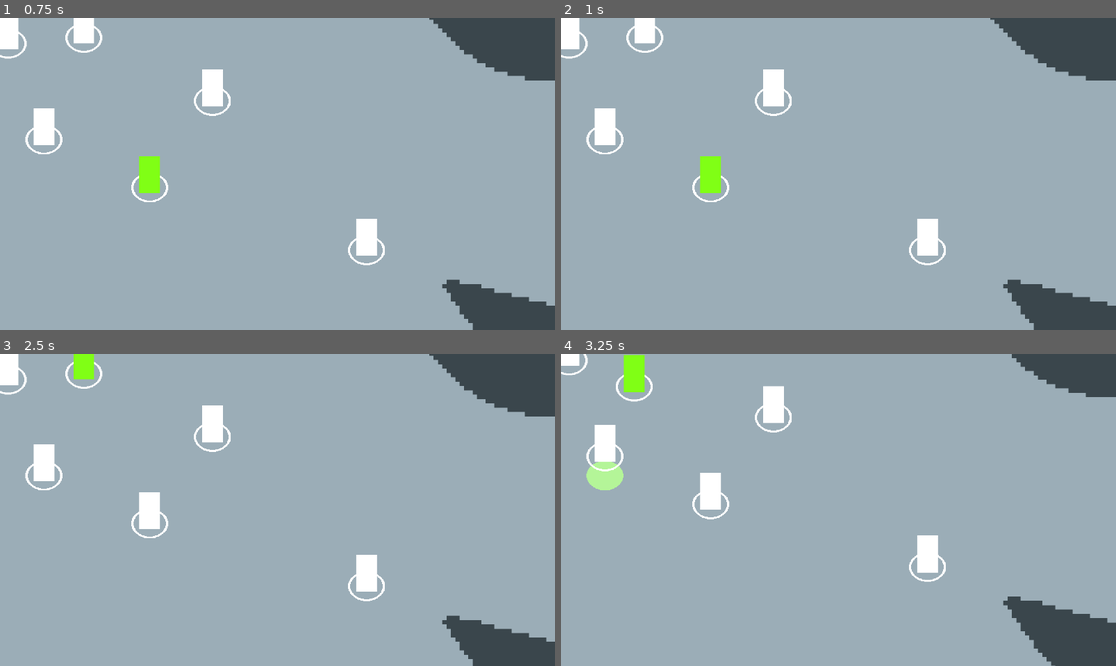
Above: before the commit, frames 1-4 (two rows, left to right).
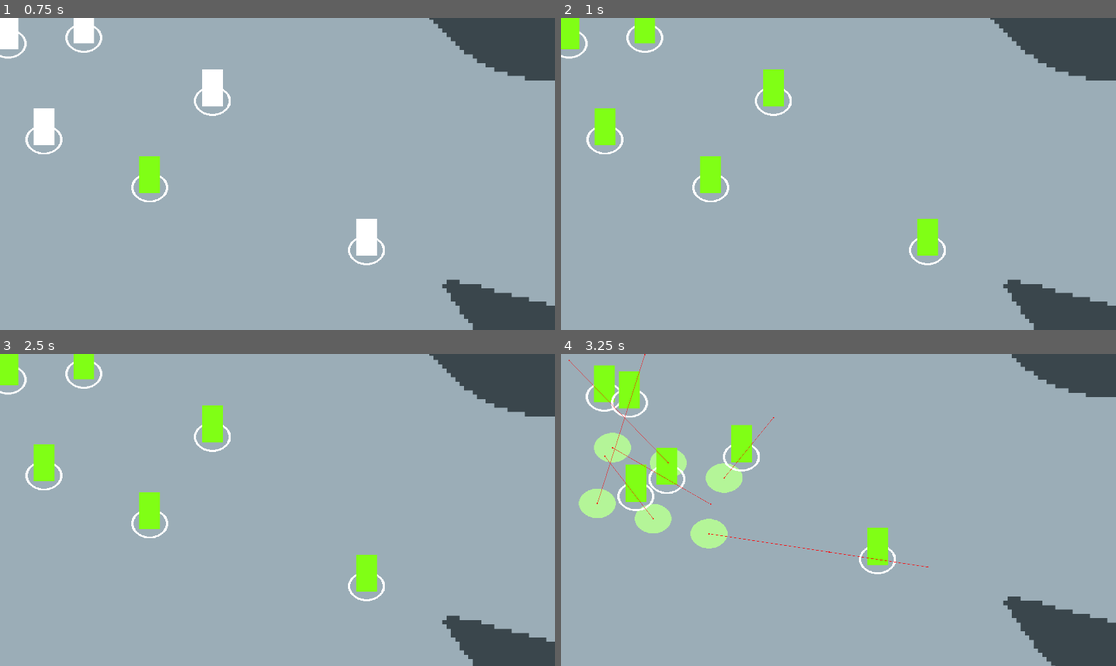
Above: after the commit, the same moments.

Repository: doccsoccs/SupernovaCRPG
Game: Godot game, scene res://Test Scenes/test_scene.tscn
The game is run twice, just before and just after one commit, with the same random seed, the same clock (stepped at 60 frames per second) and the same inputs.
Inputs (mouse positions are in pixels of both pictures, inside the frame that each line leads up to):
- Up to frame 1 (0.75 s): tap Enter at 0.5 s; move the mouse to (149, 186) at 0.52 s; click (149, 186) at 0.6 s
- Up to frame 2 (1 s): tap Backspace (SelectAllCharacters, bound only after the commit) at 0.8 s
- Up to frame 3 (2.5 s): tap Space at 1.25 s; move the mouse to (83, 372) at 1.27 s; tap Backspace (SelectAllCharacters, bound only after the commit) at 1.35, 2.3 s; click (83, 372) at 1.55 s; tap Enter at 2 s; move the mouse to (5, 378) at 2.02 s; right-click (5, 378) at 2.1 s
- Up to frame 4 (3.25 s): tap Space at 2.75 s; move the mouse to (605, 475) at 2.77 s; tap S (CameraDown) at 2.85 s; click (605, 475) at 3.05 s

Frame 1 is identical in both runs. In frame 2, 2.0% of the frame differs, in the area x 0-68%, y 0-77%; in frame 3, 2.2%; in frame 4, 8.5%, in the area x 0-70%, y 0-74%.

Commit message:
implemented pathfinding
Tested a contextmap form of pathfinding that did not work with my concept for ideal movement and shifted over to a basic polygon based A* pathfinding algorithm.

Diff:
--- a/Game/Maps/Test Maps/environment.tscn
+++ b/Game/Maps/Test Maps/environment.tscn
@@ -1,10 +1,17 @@
-[gd_scene load_steps=6 format=3 uid="uid://ds33s2n2m77jy"]
+[gd_scene load_steps=7 format=3 uid="uid://ds33s2n2m77jy"]
 
 [ext_resource type="Texture2D" uid="uid://b4i2t8fbpujqw" path="res://Maps/Placeholders/testmap1_sprite.png" id="1_c7t32"]
 [ext_resource type="Script" path="res://Maps/Test Maps/map.gd" id="2_c5mvg"]
 [ext_resource type="PackedScene" uid="uid://c5dppwj56yf3t" path="res://Cameras/map_camera.tscn" id="3_ujmm8"]
 [ext_resource type="PackedScene" uid="uid://b1l070yg8ba2j" path="res://Prefabs/PlayerCharacters/party_controller.tscn" id="3_x8nns"]
 [ext_resource type="Script" path="res://Maps/Test Maps/terrain.gd" id="4_ogavo"]
+
+[sub_resource type="NavigationPolygon" id="NavigationPolygon_aswh7"]
+vertices = PackedVector2Array(3622, 1123, 3840, 1274, 3838, 1768, 3117, 1439, 2989, 1288, 3245, 2001, 3085, 1510, 2796, 1691, 3024, 2194, 2664, 2279, 2411, 1713, 2124, 2277, 1764, 2138, 699, 1413, 0, 1358, -1, -1, 1539, -1, 1548, 48, 1724, 255, 1182, 1607, 2037, 385, 1609, 997, 1817, 1289, 1388, 1818, 1771, 994, 3022, 363, 3348, 456, 3431, 545)
+polygons = Array[PackedInt32Array]([PackedInt32Array(0, 1, 2, 3, 4), PackedInt32Array(3, 2, 5, 6), PackedInt32Array(7, 6, 5, 8, 9), PackedInt32Array(10, 7, 9, 11, 12), PackedInt32Array(13, 14, 15, 16, 17), PackedInt32Array(13, 17, 18, 19), PackedInt32Array(19, 18, 20, 21), PackedInt32Array(22, 10, 12, 23, 19), PackedInt32Array(21, 22, 19), PackedInt32Array(24, 21, 20), PackedInt32Array(4, 24, 20, 25, 26, 27, 0)])
+outlines = Array[PackedVector2Array]([PackedVector2Array(-1, -1, 1539, -1, 1548, 48, 1724, 255, 2037, 385, 3022, 363, 3348, 456, 3431, 545, 3622, 1123, 3840, 1274, 3838, 1768, 3245, 2001, 3024, 2194, 2664, 2279, 2124, 2277, 1764, 2138, 1388, 1818, 1182, 1607, 699, 1413, 0, 1358), PackedVector2Array(1609, 997, 1817, 1289, 2411, 1713, 2796, 1691, 3085, 1510, 3117, 1439, 2989, 1288, 1771, 994)])
+source_geometry_group_name = &"navigation_polygon_source_group"
+agent_radius = 0.0
 
 [node name="TestMap1" type="Node2D"]
 
@@ -28,18 +35,23 @@
 input_pickable = true
 
 [node name="CollisionPolygonComponent" type="CollisionPolygon2D" parent="Terrain/StaticBody"]
-polygon = PackedVector2Array(-28, 1382, 620, 1426, 1000, 1538, 1201, 1644, 1692, 2102, 1956, 2231, 2143, 2284, 2663, 2276, 3012, 2204, 3251, 2005, 3515, 1897, 3854, 1769, 3869, 2734, -32, 2744)
+polygon = PackedVector2Array(-26, 1392, 535, 1415, 972, 1547, 1179, 1654, 1659, 2108, 1937, 2255, 2174, 2306, 2697, 2296, 3058, 2212, 3273, 2022, 3543, 1916, 3870, 1790, 3869, 2734, -32, 2744)
 
 [node name="StaticBody2" type="StaticBody2D" parent="Terrain"]
 collision_mask = 0
 input_pickable = true
 
 [node name="CollisionPolygonComponent" type="CollisionPolygon2D" parent="Terrain/StaticBody2"]
-polygon = PackedVector2Array(1617, 1001, 1752, 1223, 1885, 1323, 2127, 1455, 2303, 1614, 2407, 1696, 2637, 1713, 2894, 1639, 3102, 1482, 3102, 1425, 3000, 1287, 2517, 1158, 1731, 978)
+polygon = PackedVector2Array(1647, 1020, 1771, 1196, 1866, 1294, 2071, 1393, 2247, 1538, 2426, 1688, 2639, 1691, 2864, 1629, 3029, 1524, 3093, 1443, 2978, 1306, 2522, 1191, 2357, 1163, 1771, 1010)
 
 [node name="StaticBody3" type="StaticBody2D" parent="Terrain"]
 collision_mask = 0
 input_pickable = true
 
 [node name="CollisionPolygonComponent" type="CollisionPolygon2D" parent="Terrain/StaticBody3"]
-polygon = PackedVector2Array(1525, -39, 1544, 52, 1720, 236, 2011, 351, 2233, 375, 2940, 364, 3084, 354, 3381, 468, 3642, 1136, 3878, 1303, 3892, -58)
+polygon = PackedVector2Array(1557, -40, 1565, 45, 1730, 235, 2018, 352, 2861, 347, 3013, 319, 3220, 370, 3430, 494, 3661, 1098, 3865, 1269, 3892, -58)
+
+[node name="NavigationRegions" type="Node" parent="."]
+
+[node name="NavigationRegion2D" type="NavigationRegion2D" parent="NavigationRegions"]
+navigation_polygon = SubResource("NavigationPolygon_aswh7")
--- /dev/null
+++ b/Game/Prefabs/AI/context_map.gd
@@ -0,0 +1,61 @@
+extends Node
+
+var directional_array : Array[Vector2] = [Vector2(1,0), Vector2(1,-1).normalized(), Vector2(0,-1), Vector2(-1,-1).normalized(),
+										  Vector2(-1,0), Vector2(-1,1).normalized(), Vector2(0,1), Vector2(1,1).normalized()]
+var length: float = 150
+
+var interest_array : Array[float]
+var danger_array : Array[float]
+var context_map : Array[float]
+var raycast_array : Array
+var desired_vec : Vector2 = Vector2.ZERO
+
+const danger: float = 5
+const minor_danger: float = 2
+var increase_danger_of_next: bool = false
+
+var character: CharacterBody2D
+
+func _ready():
+	# Get raycasts in node
+	raycast_array = get_children()
+	for i in raycast_array.size():
+		raycast_array[i].target_position = directional_array[i] * length
+
+	# Get parent node
+	character = get_parent()
+
+func pathfinding(target_pos: Vector2):
+	for i in 8:
+		# initialize interest array
+		interest_array.append(directional_array[i].dot((target_pos - character.position).normalized()))
+
+		# get danger array
+		if raycast_array[i].is_colliding():
+			danger_array.append(danger)
+			if i - 1 >= 0:
+				danger_array[i-1] += minor_danger
+			if i + 1 <= 7:
+				increase_danger_of_next = true
+			if i + 1 > 7:
+				danger_array[0] += minor_danger
+		else:
+			if increase_danger_of_next:
+				danger_array.append(minor_danger)
+			else:
+				danger_array.append(0.0)
+			increase_danger_of_next = false
+
+		# calculate context map
+		context_map.append(interest_array[i] - danger_array[i])
+
+	# Get the index of the highest value in the context map
+	var highest_val: float = context_map.max()
+	var dir_index: int = context_map.find(highest_val)
+	desired_vec = directional_array[dir_index]
+
+	interest_array.clear()
+	danger_array.clear()
+	context_map.clear()
+
+	return desired_vec
--- /dev/null
+++ b/Game/Prefabs/AI/context_map.tscn
@@ -0,0 +1,26 @@
+[gd_scene format=3 uid="uid://bqt4holfh0rei"]
+
+[node name="ContextMap" type="Node2D"]
+
+[node name="RayCast2D" type="RayCast2D" parent="."]
+target_position = Vector2(50, 0)
+
+[node name="RayCast2D2" type="RayCast2D" parent="."]
+target_position = Vector2(39.27, -39.27)
+
+[node name="RayCast2D3" type="RayCast2D" parent="."]
+target_position = Vector2(0, -50)
+
+[node name="RayCast2D4" type="RayCast2D" parent="."]
+target_position = Vector2(-39.27, -39.27)
+
+[node name="RayCast2D5" type="RayCast2D" parent="."]
+target_position = Vector2(-50, 0)
+
+[node name="RayCast2D6" type="RayCast2D" parent="."]
+target_position = Vector2(-39.27, 39.27)
+
+[node name="RayCast2D7" type="RayCast2D" parent="."]
+
+[node name="RayCast2D8" type="RayCast2D" parent="."]
+target_position = Vector2(39.27, 39.27)
--- a/Game/Prefabs/PlayerCharacters/party_controller.gd
+++ b/Game/Prefabs/PlayerCharacters/party_controller.gd
@@ -152,7 +152,7 @@
 	# Determine which move flags are inside inaccessible terrain
 	# Place move flags some distance away from the closest point outside the polygon
 
-#region Input Determination
+#region Movement Input Determination
 	#----------------------------------------------------------------------------------------------
 	#                                      LEFT MOUSE BUTTON
 	#----------------------------------------------------------------------------------------------
@@ -249,6 +249,12 @@
 		# Default if no input
 		ClickInputType.None:
 			pass
+
+	# SELECT ALL PARTY CHARACTERS
+	if Input.is_action_just_pressed("SelectAllCharacters"):
+		selected_pcs.clear()
+		for i in party_members.size():
+			party_members[i].select()
 
 # Deselect all selected PCs
 func deselect_all():
@@ -399,12 +405,14 @@
 
 	for i in segments:
 		test_pos += segment
-		if get_colliding_polygon(test_pos):
+		if !get_colliding_polygon(test_pos):
+			nearest_valid_pos = test_pos
 			found = true
-		else:
-			nearest_valid_pos = test_pos
-
-	return nearest_valid_pos
+
+	if found:
+		return nearest_valid_pos
+	else:
+		return clicked_pos
 
 # Returns true if the given point detects a collision with layer 1 (World), and false if not
 # Used for detecting move flag overlap with inaccessible terrain
--- a/Game/Prefabs/PlayerCharacters/party_controller.tscn
+++ b/Game/Prefabs/PlayerCharacters/party_controller.tscn
@@ -8,7 +8,7 @@
 size = Vector2(0, 0)
 
 [sub_resource type="CircleShape2D" id="CircleShape2D_u0wm8"]
-radius = 50.0
+radius = 25.0
 
 [node name="PartyController" type="Node2D"]
 script = ExtResource("1_cy3r4")
--- a/Game/Prefabs/PlayerCharacters/player.gd
+++ b/Game/Prefabs/PlayerCharacters/player.gd
@@ -1,7 +1,7 @@
 extends CharacterBody2D
 class_name Character
 
-@export var move_speed : float = 1000.0
+@export var move_speed : float = 1500.0
 var direction : Vector2 = Vector2.ZERO
 var min_dist : float = 20.0
 var arrived_at_flag : bool = true
@@ -14,6 +14,7 @@
 @onready var anim_player = $AnimationPlayer
 @onready var party_controller = $"../.."
 @onready var eds_test = $Sprite2D # eds = "entered_drag_select"
+@onready var agent = $NavigationAgent2D
 
 var move_flag: Node2D
 var mf_index: int
@@ -45,7 +46,7 @@
 
 # Move the PC - runs every physics frame
 func move(delta):
-	direction = (target_pos - position).normalized()
+	direction = (agent.get_next_path_position() - position).normalized()
 	velocity += direction * move_speed * delta
 	position += velocity
 	velocity = Vector2.ZERO
@@ -61,6 +62,7 @@
 # Sets new move target
 func move_to(new_target_pos : Vector2):
 	target_pos = new_target_pos
+	agent.target_position = target_pos
 	arrived_at_flag = false
 	move_flag.position = target_pos
 
--- a/Game/Prefabs/PlayerCharacters/player.tscn
+++ b/Game/Prefabs/PlayerCharacters/player.tscn
@@ -71,6 +71,7 @@
 process_mode = 1
 z_index = 1
 collision_layer = 2
+collision_mask = 0
 motion_mode = 1
 slide_on_ceiling = false
 floor_stop_on_slope = false
@@ -111,6 +112,15 @@
 position = Vector2(0, -44)
 texture = ExtResource("4_cveuj")
 
+[node name="NavigationAgent2D" type="NavigationAgent2D" parent="."]
+avoidance_enabled = true
+radius = 58.0
+neighbor_distance = 200.0
+max_neighbors = 5
+avoidance_layers = 2
+avoidance_mask = 3
+debug_enabled = true
+
 [connection signal="area_entered" from="SelectArea" to="." method="_selected_by_drag_selector"]
 [connection signal="area_exited" from="SelectArea" to="." method="_exited_selection"]
 [connection signal="mouse_entered" from="SelectArea" to="." method="_on_hover"]
--- a/Game/project.godot
+++ b/Game/project.godot
@@ -77,6 +77,11 @@
 "events": [Object(InputEventMouseButton,"resource_local_to_scene":false,"resource_name":"","device":-1,"window_id":0,"a …(258 unchanged characters)…
 ]
 }
+SelectAllCharacters={
+"deadzone": 0.5,
+"events": [Object(InputEventKey,"resource_local_to_scene":false,"resource_name":"","device":-1,"window_id":0,"alt_pressed":false,"shift_pressed":false,"ctrl_pressed":false,"meta_pressed":false,"pressed":false,"keycode":0,"physical_keycode":4194308,"key_label":0,"unicode":0,"echo":false,"script":null)
+]
+}
 
 [layer_names]
 
